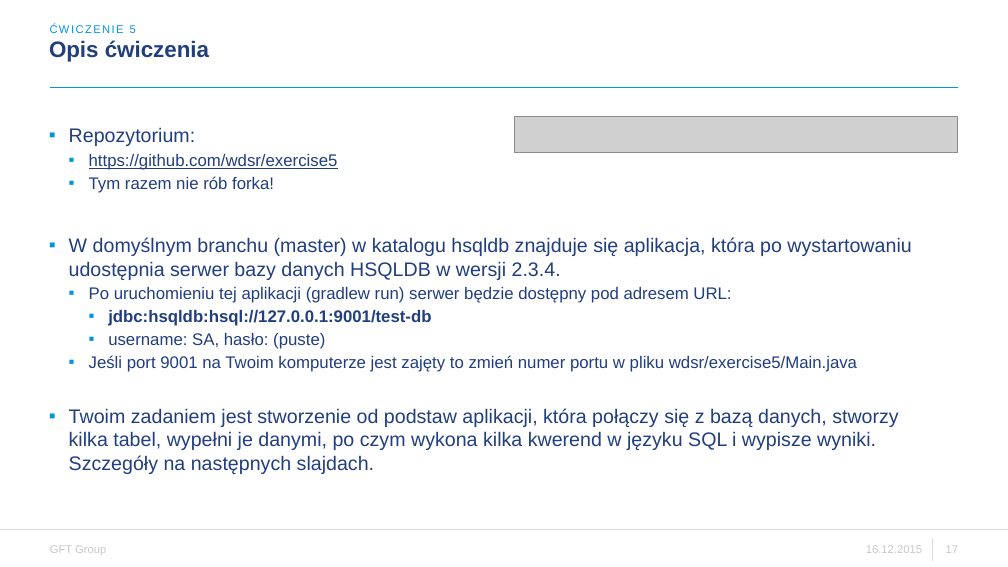
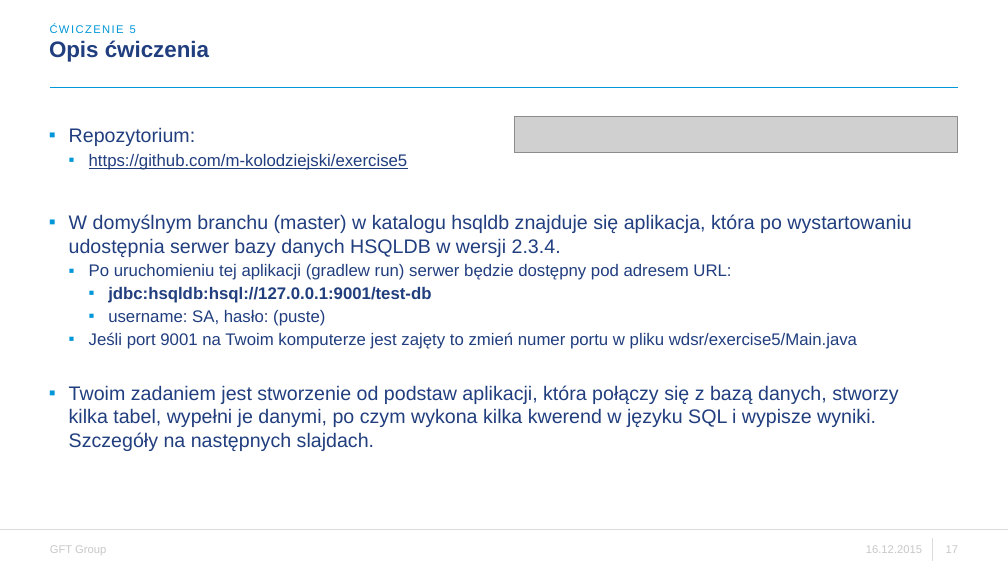
Before and after one commit to riiff1/exercise5, a slide deck: slide 17 of WDSR - ćwiczenie 5.pptx. Drawn at 1008x567 pixels with LibreOffice and Linux fonts; fonts in the diff are those of the drawing; grey boxes stand for pictures; background and template pictures are left out. Boxes give left, top, right and bottom in pixels: in the first picture for what was removed or moved away, otherwise in the second. Text is boxed around its words. In the diff, an @@ line names an element or a change of style, - is before the commit and + after.

```diff
--- a/WDSR - ćwiczenie 5.pptx
+++ b/WDSR - ćwiczenie 5.pptx
@@ text at bbox=[89, 154, 408, 170]: text changed @@
-  ▪ https://github.com/wdsr/exercise5
-  ▪ Tym razem nie rób forka!
+  ▪ https://github.com/m-kolodziejski/exercise5
```
Also in this commit, not shown: 2 other slides changed.
